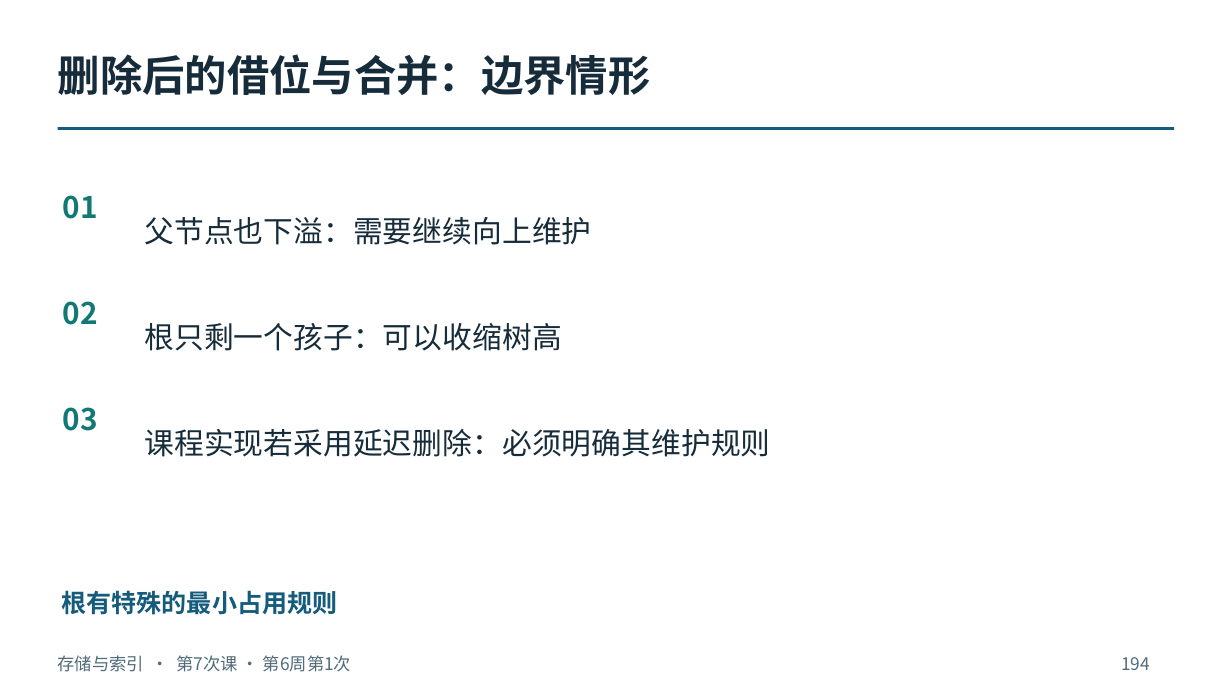
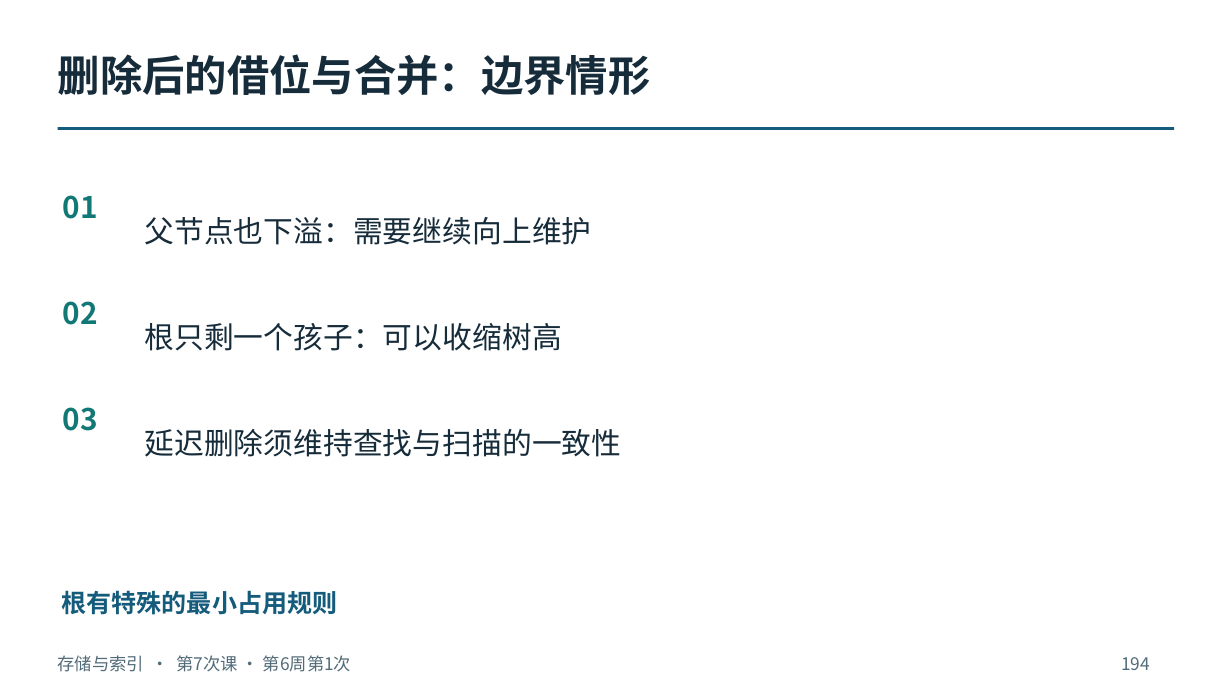
Before and after one commit to intellistream/database-kernel-course-student, a slide deck: slide 194 of 01_课件（第6版）/02_存储与索引.pptx. Drawn at 1232x693 pixels with LibreOffice and Linux fonts; fonts in the diff are those of the drawing. Boxes give left, top, right and bottom in pixels: in the first picture for what was removed or moved away, otherwise in the second. Text is boxed around its words. In the diff, an @@ line names an element or a change of style, - is before the commit and + after.

Commit message:
Polish wording in lesson slides and module decks

```diff
--- a/01_课件（第6版）/02_存储与索引.pptx
+++ b/01_课件（第6版）/02_存储与索引.pptx
@@ text at bbox=[144, 429, 621, 457]: text changed @@
-课程实现若采用延迟删除：必须明确其维护规则
+延迟删除须维持查找与扫描的一致性
```
Also in this commit, not shown: 12 other slides changed, 26 other files.
